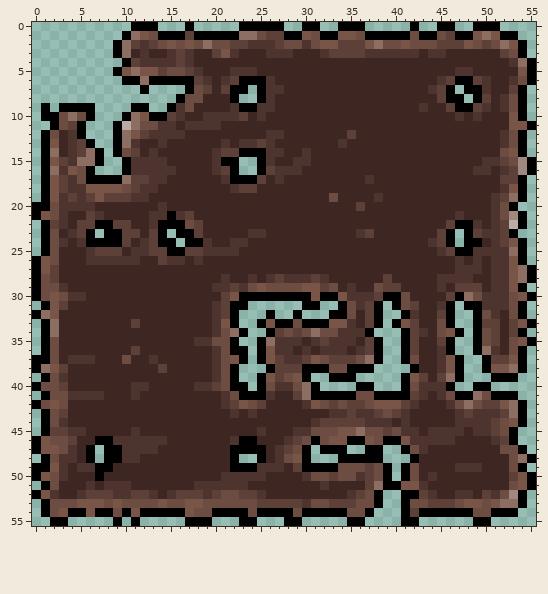
Two states of a pixel-art sprite, Spacetorio/res/dirt.png. The picture above was drawn from the file before the commit.
The file is 56x56 pixels.
After:
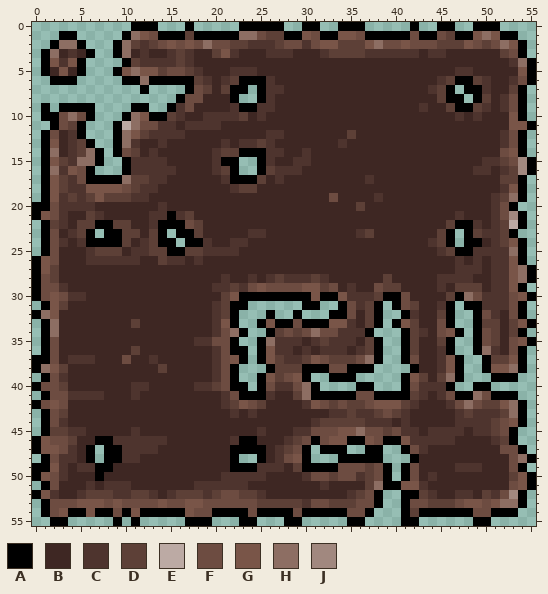
Palette (. is transparent): A #000000  B #3e2723  C #4e342e  D #5d4037  E #bcaaa4  F #6d4c41  G #795548  H #8d6e63  J #a1887f
Change:
Changed rows in their new state; - is an unchanged pixel.
first column x 1:
 1 --AA--
 2 -AHHA-
 3 AHBCBA
 4 AGCGA-
 5 ABGBA-
 6 -AAA--
Changed places in both pictures, as pixel boxes (x1, y1, x2, y2):
added: (41, 31, 95, 85)
